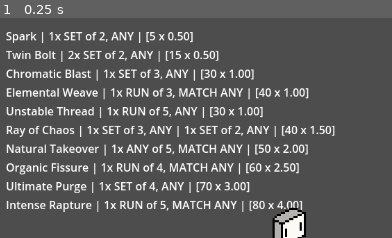
Above: before the commit, frame 1.
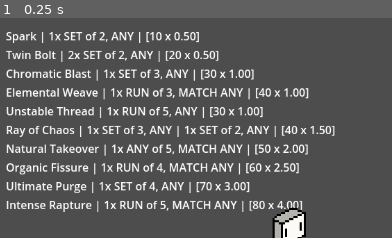
Above: after the commit, the same moment.

Repository: itsdotnickscott/wizard_card_game
Game: Godot game, scene res://scenes/battle.tscn
Two runs of this game, one before a commit and one after it. Both use one fixed random seed, a clock stepped at 60 frames per second and the inputs below.
Inputs:
- Up to frame 1 (0.25 s): no input
The pictures show only the part of the screen within x 0-50%, y 0-50%; the shares and areas given below are measured in that part.

The runs differ from the first frame. In frame 1, 0.4% of the frame differs, in the area x 38-51%, y 6-19%.

Commit message:
small dmg tweak

Diff:
--- a/scripts/spell.gd
+++ b/scripts/spell.gd
@@ -53,13 +53,13 @@
 		"spark": Spell.new(
 			"Spark",
 			[Spell.RankCombo.SET], [Spell.ElemCombo.ANY],
-			[2], [1], 5, 0.5
+			[2], [1], 10, 0.5
 		),
 
 		"bolt": Spell.new(
 			"Twin Bolt",
 			[Spell.RankCombo.SET], [Spell.ElemCombo.ANY],
-			[2], [2], 15, 0.5
+			[2], [2], 20, 0.5
 		),
 
 		"blast": Spell.new(
